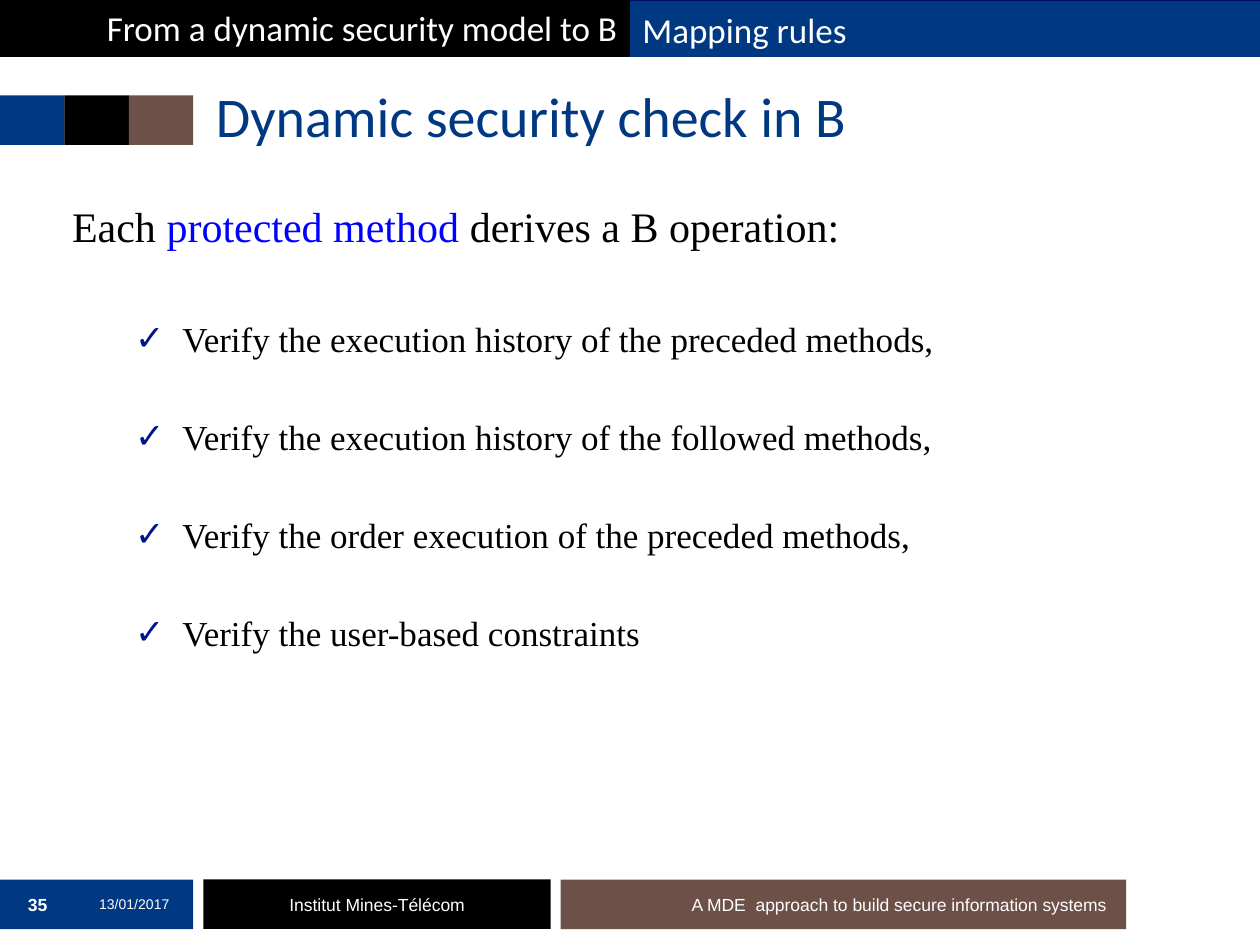
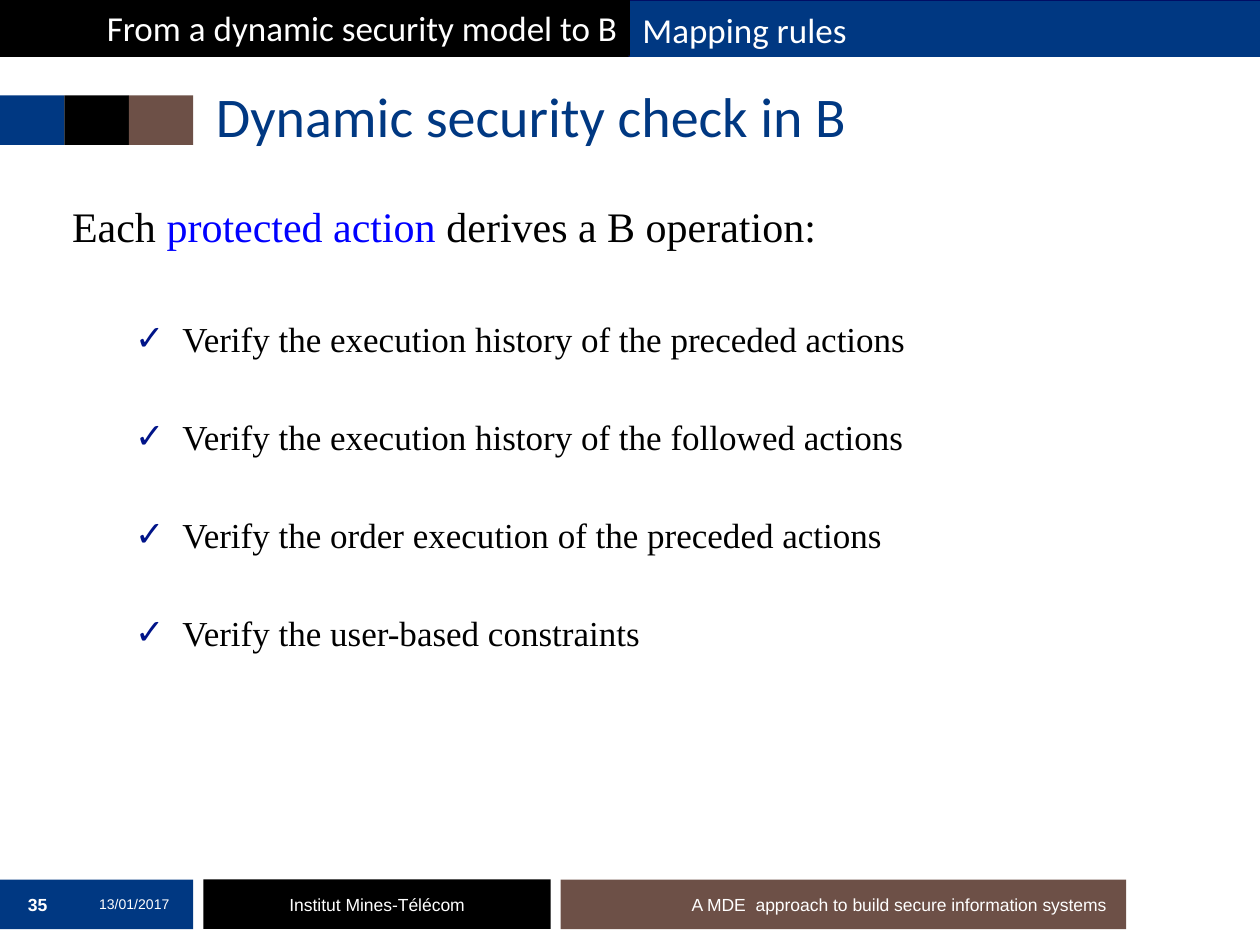
Before and after one commit to mai-ng/phdDefense, a slide deck: slide 35 of slides/presentation-defense.pptx. Drawn at 1260x945 pixels with LibreOffice and Linux fonts; fonts in the diff are those of the drawing; background and template pictures are left out. Boxes give left, top, right and bottom in pixels: in the first picture for what was removed or moved away, otherwise in the second. Text is boxed around its words. In the diff, an @@ line names an element or a change of style, - is before the commit and + after.

```diff
--- a/slides/presentation-defense.pptx
+++ b/slides/presentation-defense.pptx
@@ text at box(72, 213, 905, 555): text changed @@
-Each protected method derives a B operation:
-  ✓ Verify the execution history of the preceded methods,
-  ✓ Verify the execution history of the followed methods,
-  ✓ Verify the order execution of the preceded methods,
+Each protected action derives a B operation:
+  ✓ Verify the execution history of the preceded actions
+  ✓ Verify the execution history of the followed actions
+  ✓ Verify the order execution of the preceded actions
```
Also in this commit, not shown: 11 other slides changed.
